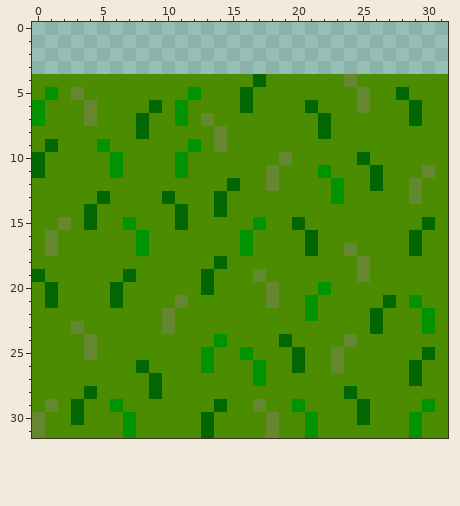
Edited in one commit: pixel-art sprite (sprites/grama.png). The first picture shows the starting point.
The file is 32x32 pixels.
The result:
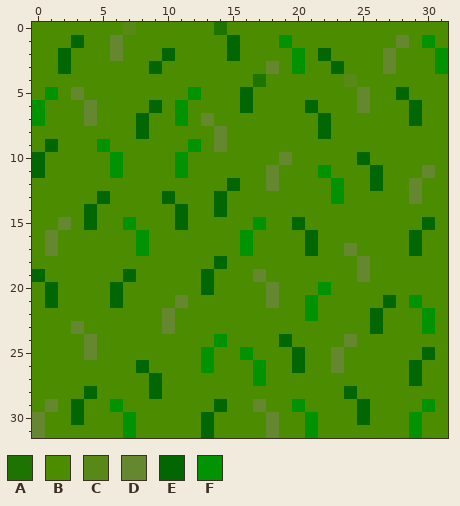
Palette (. is transparent): A #1e7401  B #4b8c00  C #588918  D #64872f  E #026602  F #029302
From the commit log: grama ate em cima
The edit:
y 0: x 0..31 ................................ -> BBBBBBBCBBBBBBABBBBBBBBBBBBBBBBB
y 1: x 0..31 ................................ -> BBBEBBDBBBBBBBBEBBBFBBBBBBBBDBFB
y 2: x 0..31 ................................ -> BBEBBBDBBBEBBBBEBBBBFBEBBBBDBBBF
y 3: x 0..31 ................................ -> BBEBBBBBBEBBBBBBBBDBFBBEBBBDBBBF
y 4: x 17 E -> A; x 24 D -> C
Where, in picture pixels (left, top, right, bottom), the same in both pictures:
changed: (32, 22, 448, 87)
